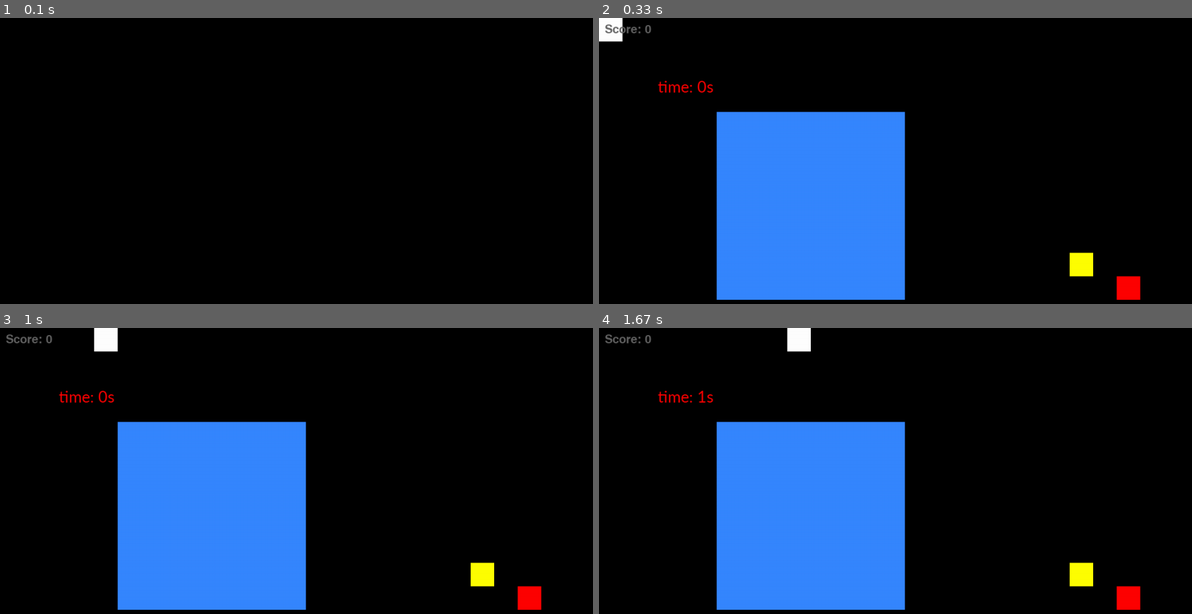
Above: before the commit, frames 1-4 (two rows, left to right).
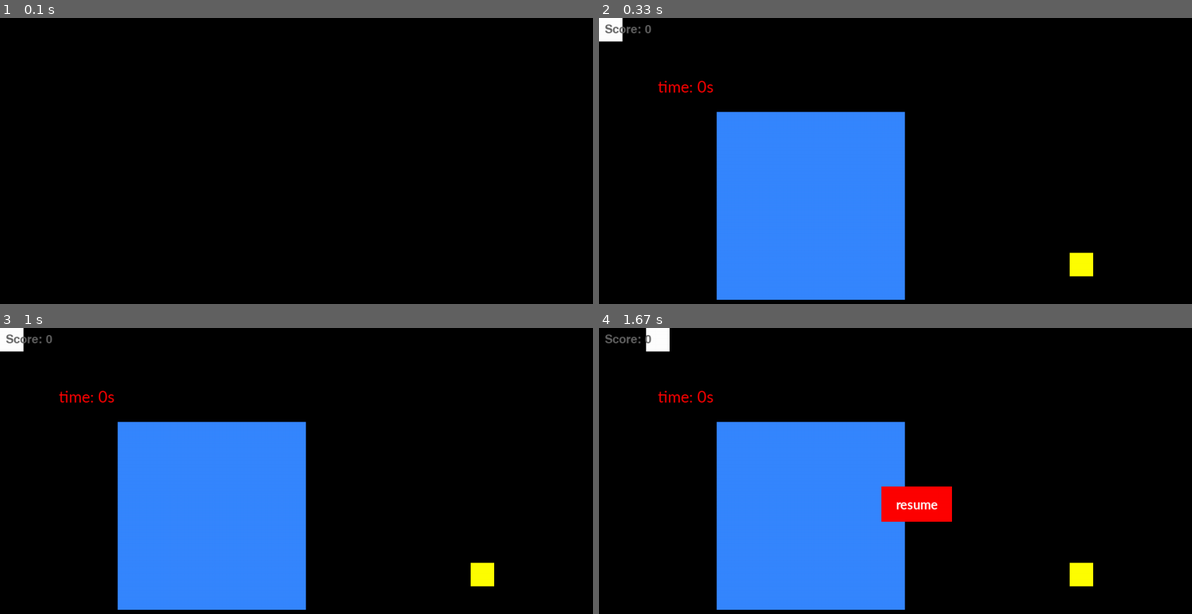
Above: after the commit, the same moments.

Repository: dlccyes/pygame-snake
Game: pygame game, started from snake.py
Same seed, same stepped clock (60 frames per second), same inputs: the game is played once before the commit and once after it.
Inputs (mouse positions are in pixels of both pictures, inside the frame that each line leads up to):
- Up to frame 1 (0.1 s): no input
- Up to frame 2 (0.33 s): no input
- Up to frame 3 (1 s): hold P 0.33-0.8 s; hold Right 0.33-0.8 s; press the mouse at (320, 505) at 0.87 s; move the mouse to (397, 445) at 0.97 s
- Up to frame 4 (1.67 s): release the mouse at (1073, 385) at 1.1 s; hold P 1.17-1.63 s; hold Right 1.17-1.63 s; move the mouse to (693, 605) at 1.2 s

Frame 1 is identical in both runs. In frame 2, 0.3% of the frame differs, in the area x 87-92%, y 90-99%; in frame 3, 1.0%; in frame 4, 2.5%, in the area x 7-92%, y 0-99%.

Commit message:
change slowpill generate rule & add pause feature
1. when slowpill will be generated is related to the score user last ate a slowpill
2. when press `P`,  the game will be paused and display a resume button, press the resume button to resume

Diff:
--- a/snake.py
+++ b/snake.py
@@ -3,38 +3,47 @@
 import sys
 import time
 
-pygame.init()
-
-screenWidth = 1080
-screenHeight = 600
-
-
-#initial variable
-game_speed = 5
-gridSize = 40
-delay = 140
-x_food = 0 #food's x pos
-y_food = 0 #food's y pos
-x_player = 0 #snake's head's x pos
-y_player = 0 #snake's head's y pos
-bodies = list()
-tail_length = 1
-isGame = True
-isEaten = True
-isEaten_slowpill = True
-colordict = {'yellow':(255,255,0),'blue':(54,135,255),'black':(0,0,0),'white':(255,255,255),'pink':(255,131,239),'red':(255,0,0)}
-
-
-def button(pressed_color, unpressed_color, text, text_color, x_pos, y_pos, width, height, action = None):
+def main():
+    global screenWidth,screenHeight,game_speed,gridSize,delay,\
+    x_food,y_food,x_player,y_player,bodies,tail_length,isGame,isEaten,\
+    isEaten_slowpill,generate_slowpill,colordict
+    pygame.init()
+
+    screenWidth = 1080
+    screenHeight = 600
+
+
+    #initial variable
+    game_speed = 5
+    gridSize = 40
+    delay = 140
+    x_food = 0 #food's x pos
+    y_food = 0 #food's y pos
+    x_player = 0 #snake's head's x pos
+    y_player = 0 #snake's head's y pos
+    bodies = list()
+    tail_length = 1
+    isGame = True
+    isEaten = True
+    isEaten_slowpill = True
+    generate_slowpill = False
+    colordict = {'yellow':(255,255,0),'blue':(54,135,255),'black':(0,0,0),\
+    'white':(255,255,255),'pink':(255,131,239),'red':(255,0,0)}
+
+    snake_game()
+
+def button(unpressed_color, pressed_color,
+    text, text_color, x_pos, y_pos, width, height, action = None):
     global screen, colordict
 
     mouse_pos = pygame.mouse.get_pos()
-    if x_pos < mouse_pos[0] < x_pos + width and y_pos < mouse_pos[1] < y_pos + height:
-        pygame.draw.rect(screen, colordict[unpressed_color], (x_pos,y_pos,width,height))
+    if (x_pos < mouse_pos[0] < x_pos + width
+        and y_pos < mouse_pos[1] < y_pos + height):
+        pygame.draw.rect(screen, colordict[pressed_color], (x_pos,y_pos,width,height))
         if pygame.mouse.get_pressed()[0] == 1:
             action()
     else:
-        pygame.draw.rect(screen, colordict[pressed_color], (x_pos,y_pos,width,height))
+        pygame.draw.rect(screen, colordict[unpressed_color], (x_pos,y_pos,width,height))
 
     font = pygame.font.SysFont('Calibri', 25, bold=True)
     button_text = font.render(text, True, colordict[text_color])
@@ -47,28 +56,59 @@
     sys.exit()
     pygame.quit()
 
-def reset():
-    """restart the game"""
-    global x_food, x_player, y_food, y_player, isEaten, tail_length, bodies, delay
-    #initial variable
-    pygame.init()
-    delay = 140
-    x_food = 0 #food's x pos
-    y_food = 0 #food's y pos
-    x_player = 0 #snake's head's x pos
-    y_player = 0 #snake's head's y pos
-
-    bodies = list()
-    tail_length = 1
-    isEaten = True
-    snake_game()
+# def reset():
+#     """restart the game"""
+#     global x_food, x_player, y_food, y_player, isEaten, tail_length, bodies, delay
+#     #initial variable
+#     pygame.init()
+#     delay = 140
+#     x_food = 0 #food's x pos
+#     y_food = 0 #food's y pos
+#     x_player = 0 #snake's head's x pos
+#     y_player = 0 #snake's head's y pos
+
+#     bodies = list()
+#     tail_length = 1
+#     isGame = True
+#     isEaten = True
+#     isEaten_slowpill = True
+#     generate_slowpill = False
+#     snake_game()
+
+def pause():
+    global isGame,colordict,screen,mouse_pos
+    while isGame:
+        # pygame.time.delay(delay)
+        for event in pygame.event.get():
+            if event.type == pygame.QUIT:
+                isGame = False
+        mouse_pos = pygame.mouse.get_pos()
+        x_pos,y_pos,width,height=480,270,120,60
+
+        if (x_pos < mouse_pos[0] < x_pos + width
+            and y_pos < mouse_pos[1] < y_pos + height):
+            pygame.draw.rect(screen, colordict['pink'], (x_pos,y_pos,width,height))
+            if pygame.mouse.get_pressed()[0] == 1:
+                break
+        else:
+            pygame.draw.rect(screen, colordict['red'], (x_pos,y_pos,width,height))
+
+        font = pygame.font.SysFont('Calibri', 25, bold=True)
+        button_text = font.render('resume', True, colordict['white'])
+        button_text_rect = button_text.get_rect()
+        button_text_rect.center = (x_pos+width/2 , y_pos+height/2)
+        screen.blit(button_text, button_text_rect)
+        pygame.display.flip()
+
+
 
 def how_snake_die():
     global tail_length, screen, delay, isGame, colordict
     time.sleep(2)
     screen.fill(colordict['black'])
     font = pygame.font.SysFont('Calibri', 30)
-    score_text = font.render("Congrats you got " + str(tail_length - 1) + " points!",4,colordict['red'])
+    score_text = font.render("Congrats you got " + str(tail_length - 1)
+        + " points!",4,colordict['red'])
     screen.blit(score_text,(425,350))
     pygame.display.flip()
     time.sleep(2) # time.delay
@@ -80,42 +120,53 @@
             if event.type == pygame.QUIT:
                 isGame = False
         button('red','pink','quit','white',400,300,120,60,quit_game)
-        button('red','pink','restart','white',600,300,120,60,reset)
+        button('red','pink','restart','white',600,300,120,60,main)
         pygame.display.update()
 
 
 def obstacle(x,y,w,h):
-    global screen, colordict, x_player, y_player, x_food, y_food, obs_x,obs_y,obs_w,obs_h
+    global screen, colordict, x_player, y_player, x_food, y_food,\
+    obs_x,obs_y,obs_w,obs_h
     # pygame.draw.rect(screen,colordict['blue'],(x*gridSize,y*gridSize,w*gridSize,h*gridSize))
-    if x*gridSize < (x_player*2+gridSize)/2 < (x+w)*gridSize and y*gridSize < (y_player*2+gridSize)/2 < (y+h)*gridSize:
+    if (x*gridSize < (x_player*2+gridSize)/2 < (x+w)*gridSize
+        and y*gridSize < (y_player*2+gridSize)/2 < (y+h)*gridSize):
         how_snake_die()
     obs_x,obs_y,obs_w,obs_h = x,y,w,h
 
-def generate_food():
-    global x_food, y_food, bodies, screenWidth, screenHeight, gridSize, obs_x,obs_y,obs_w,obs_h
+def generate_food_pos():
+    global x_food, y_food, bodies, screenWidth, screenHeight, gridSize,\
+    obs_x,obs_y,obs_w,obs_h
     x_food = random.randint(0, (screenWidth - gridSize) / gridSize) * gridSize #grid num * grid size
     y_food = random.randint(0, (screenHeight - gridSize) / gridSize) * gridSize
 
-    while (x_food, y_food) in bodies or obs_x*gridSize < (x_food*2+gridSize)/2 < (obs_x+obs_w)*gridSize and obs_y*gridSize < (y_food*2+gridSize)/2 < (obs_y+obs_h)*gridSize:
+    while ((x_food, y_food) in bodies
+        or obs_x*gridSize < (x_food*2+gridSize)/2 < (obs_x+obs_w)*gridSize
+        and obs_y*gridSize < (y_food*2+gridSize)/2 < (obs_y+obs_h)*gridSize):
         x_food = random.randint(0, (screenWidth - gridSize) / gridSize) * gridSize
         y_food = random.randint(0, (screenHeight - gridSize) / gridSize) * gridSize
     return x_food, y_food
 
 #same as a food except speed set back to default when eaten
-def generate_slowpill():
-    global x_slowpill, y_slowpill, bodies, screenWidth, screenHeight, gridSize, obs_x,obs_y,obs_w,obs_h
+def generate_slowpill_pos():
+    global x_slowpill, y_slowpill, bodies, screenWidth, screenHeight, gridSize,\
+    obs_x,obs_y,obs_w,obs_h
     x_slowpill = random.randint(0, (screenWidth - gridSize) / gridSize) * gridSize #grid num * grid size
     y_slowpill = random.randint(0, (screenHeight - gridSize) / gridSize) * gridSize
 
-    while (x_slowpill, y_slowpill) in bodies or obs_x*gridSize < (x_slowpill*2+gridSize)/2 < (obs_x+obs_w)*gridSize and obs_y*gridSize < (y_slowpill*2+gridSize)/2 < (obs_y+obs_h)*gridSize:
+    while ((x_slowpill, y_slowpill) in bodies
+        or obs_x*gridSize < (x_slowpill*2+gridSize)/2 < (obs_x+obs_w)*gridSize
+         and obs_y*gridSize < (y_slowpill*2+gridSize)/2 < (obs_y+obs_h)*gridSize):
         x_slowpill = random.randint(0, (screenWidth - gridSize) / gridSize) * gridSize
         y_slowpill = random.randint(0, (screenHeight - gridSize) / gridSize) * gridSize
     return x_slowpill, y_slowpill
 
 
+
 #Game Loop
 def snake_game():
-    global x_slowpill,y_slowpill,isEaten_slowpill, game_speed, x_food, y_food, x_player, y_player, gridSize, screenWidth, screenHeight, bodies, delay, tail_length, screen, isGame, isEaten, colordict
+    global generate_slowpill,x_slowpill,y_slowpill,isEaten_slowpill, game_speed,\
+    x_food, y_food, x_player, y_player, gridSize, screenWidth, screenHeight, bodies,\
+    delay, tail_length, screen, isGame, isEaten, colordict
 
     screen = pygame.display.set_mode((screenWidth, screenHeight))
     velocity = gridSize
@@ -124,9 +175,18 @@
     right = False
     left = False
 
+    score_now = 0 #for determining the generate slowpill threshold
+
     while isGame :
         #Game's delay
         pygame.time.delay(delay)
+
+        if x_player == 0 and y_player == 0:
+            start_time = pygame.time.get_ticks()
+        game_time = pygame.time.get_ticks() - start_time #in-game time
+
+        #pause
+        # if
 
         if up != False or down != False or right != False or left != False :
             #if snake's head touches its body
@@ -142,7 +202,8 @@
         bodies.append((x_player, y_player))
 
         keys = pygame.key.get_pressed()
-
+        if keys[pygame.K_p]:
+            pause()
         if keys[pygame.K_UP] and down != True :
             up = True
             down = left = right = False
@@ -167,26 +228,31 @@
             x_player += velocity
 
         #when touches boundary
-        if x_player < 0 or x_player > screenWidth - gridSize or y_player < 0 or y_player > screenHeight - gridSize:
+        if (x_player < 0 or x_player > screenWidth - gridSize
+                or y_player < 0 or y_player > screenHeight - gridSize):
             how_snake_die()
 
         obstacle(5,4,8,8)
         if isEaten:
-            x_food, y_food = generate_food()
+            x_food, y_food = generate_food_pos()
             isEaten = False
             delay -= game_speed
 
-        if isEaten_slowpill:
-            x_slowpill, y_slowpill = generate_slowpill()
+        if isEaten_slowpill == True and delay < 120 - score_now:
+            x_slowpill, y_slowpill = generate_slowpill_pos()
             isEaten_slowpill = False
-            delay = 140 #set speed back to the start
+            generate_slowpill = True
+        elif isEaten_slowpill == True and delay >= 100:
+            generate_slowpill = False
 
         if (x_player, y_player) == (x_food, y_food):
             isEaten = True
             tail_length += 1
 
-        if (x_player, y_player) == (x_slowpill, y_slowpill):
+        if generate_slowpill == True and (x_player, y_player) == (x_slowpill, y_slowpill):
             isEaten_slowpill = True
+            delay += game_speed*5 #set speed back to the start
+            score_now = tail_length
 
 
         while (len(bodies) > tail_length):
@@ -200,7 +266,8 @@
         pygame.draw.rect(screen,colordict['yellow'], (x_food, y_food, gridSize, gridSize))
 
         #draw slowpill
-        pygame.draw.rect(screen,colordict['red'],(x_slowpill,y_slowpill,gridSize,gridSize))
+        if generate_slowpill == True:
+            pygame.draw.rect(screen,colordict['red'],(x_slowpill,y_slowpill,gridSize,gridSize))
 
         #draw the body
         for body in bodies :
@@ -210,9 +277,8 @@
         textScore = font.render("Score: {}".format(tail_length - 1), True, (100, 100, 100))
         screen.blit(textScore, (10, 10))
 
-        if x_player == 0 and y_player == 0:
-            start_time = pygame.time.get_ticks()
-        game_time = pygame.time.get_ticks() - start_time
+
+
         font = pygame.font.SysFont('Calibri', 30)
         time_text = font.render('time: %ss'%str(game_time//1000), True, (255, 0, 0))
         screen.blit(time_text, (100,100))
@@ -222,4 +288,4 @@
         pygame.display.update()
 
 if __name__ == '__main__':
-    snake_game()
+    main()
